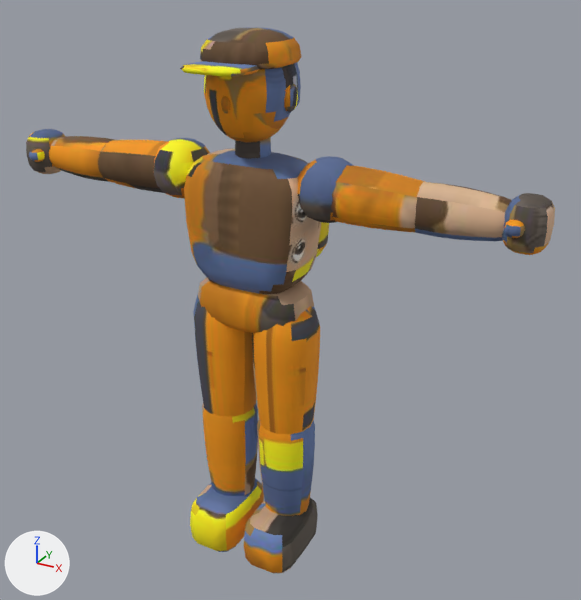
The glTF model models/rigged/tomas.glb, before and after one commit.
Rendered twice from a 50 mm lens placed at (1.36, -2.22, 2.16), pointed at (0.09, 0.09, 1.01). Arrows for +X, +Y and +Z are at lower left; the lights stay in place. The older version comes first. Vertices at exactly the same position are counted once.

Objects in the first picture: 'tomas'.
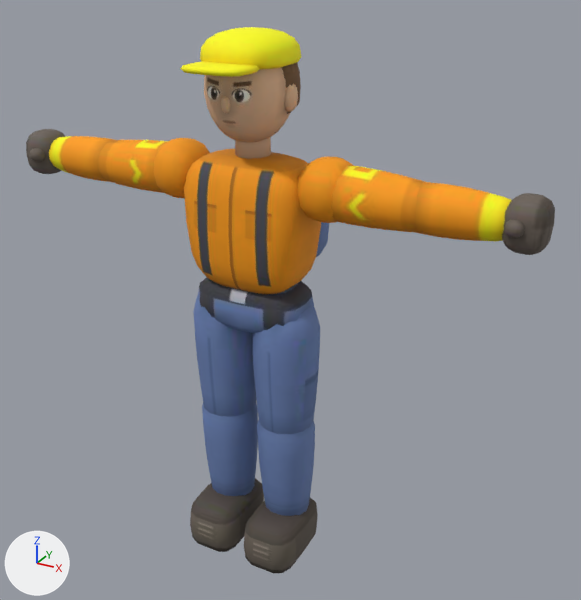
Pixel boxes (x1, y1, x2, y2) of what changed, in the pictures (581 x 600 px):
part 1 of me_p, deleted
    before: (191, 478, 314, 536)
part 2 of me_p, reshaped (mostly hidden)
    before: (100, 144, 438, 372)
    after: (245, 333, 253, 372)
part 3 of me_p, surface changed
    both: (26, 27, 555, 573)

What changed in the scene script:
```text
Change me_p:
    used by ob_tomas; location = (0.0, 0.0, 0.0)
    remove me_p.from_pydata(...)  # 3197 vertices, 6008 faces; spans x -0.98..0.98, y -0.25..0.29, z -0.01..1.93
    add me_p.from_pydata(...)  # 3058 vertices, 6008 faces; spans x -0.98..0.98, y -0.25..0.29, z -0.01..1.93
    me_p part 1: 76 vertices removed from x -0.23..0.21, y -0.19..0.12, z 0.09..0.18
    me_p part 2: 4 vertices moved within x 0.0..0.13, y 0.0..0.03, z 0.85..1.69; 63 vertices removed from x -0.65..0.65, y -0.1..0.1, z 0.94..1.54
    me_p part 3: 5694 kept faces spanning x -0.98..0.98, y -0.25..0.29, z -0.01..1.93 get new texture (UV) coordinates
```
